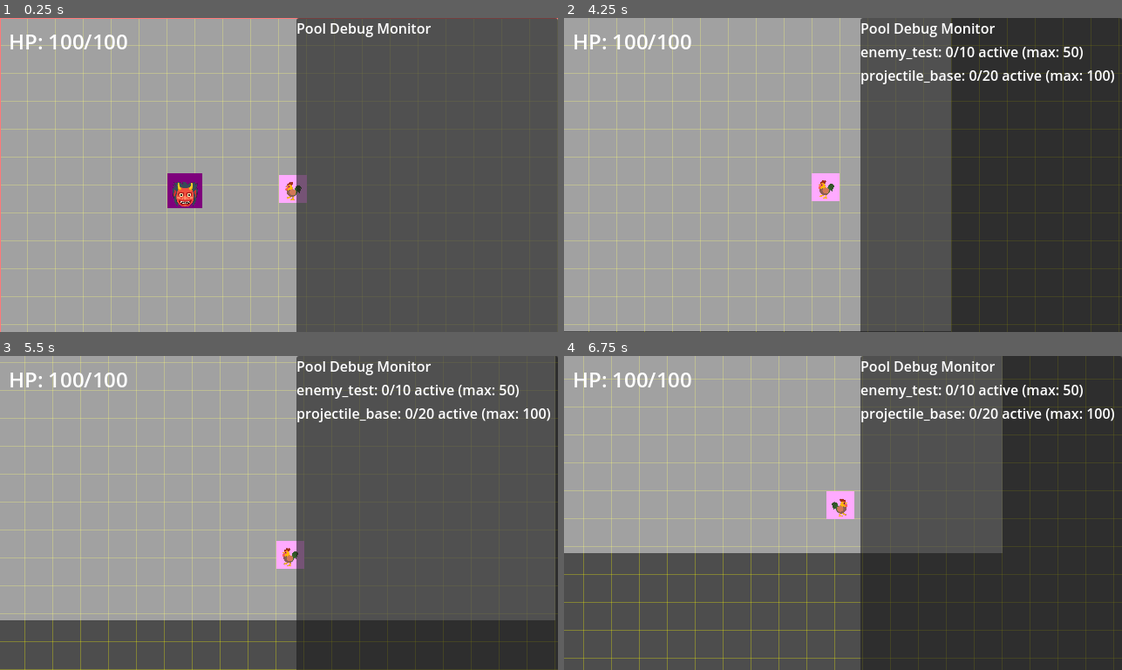
Above: before the commit, frames 1-4 (two rows, left to right).
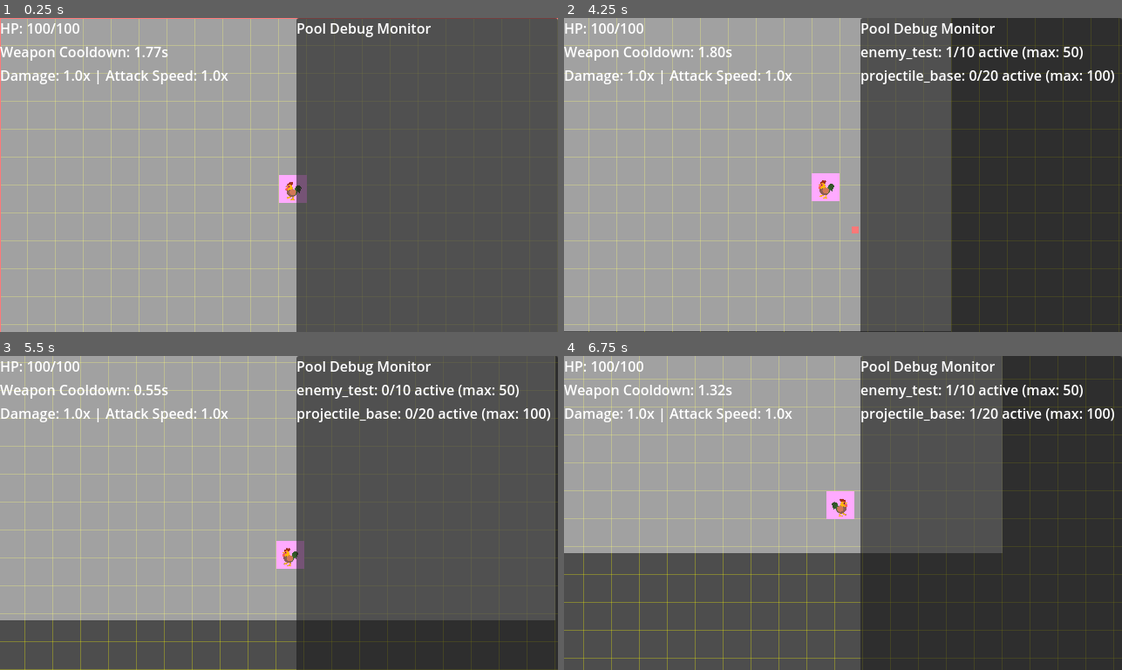
Above: after the commit, the same moments.

Repository: thejoshyee/sarimanok-game
Game: Godot game, scene res://main.tscn
The game is run twice, just before and just after one commit, with the same random seed, the same clock (stepped at 60 frames per second) and the same inputs.
Inputs:
- Up to frame 1 (0.25 s): no input
- Up to frame 2 (4.25 s): tap Enter (ui_accept) at 0.5, 0.77, 1.52, 3.02, 3.77 s; hold Right (move_right) 0.53-1.28 s; hold S (move_down) 1.28-2.03 s; hold Right (move_right) 2.03-2.78 s; hold Up (move_up) 2.78-3.53 s; hold A (move_left) from 3.53 s (still down)
- Up to frame 3 (5.5 s): tap Enter (ui_accept) at 4.52 s; release A (move_left) at 5.03 s; hold S (move_down) from 5.03 s (still down)
- Up to frame 4 (6.75 s): release S (move_down) at 5.78 s; hold Right (move_right) 5.78-6.53 s; tap Enter (ui_accept) at 6.02 s; hold Up (move_up) from 6.53 s (still down)

The runs differ from the first frame. In frame 1, 2.2% of the frame differs, in the area x 0-41%, y 1-61%; in frame 2, 1.6%; in frame 3, 1.6%; in frame 4, 1.6%.

Commit message:
feat(weapons): implement test weapon diagnostic scene (task 8.5)
- Update TestGun cooldown to 2s, 10 damage per shot
- Add HUD with weapon cooldown and stat displays
- Add enemy spawner to main scene for testing
- Fix pooling: use set_deferred for Area2D monitoring
- Fix pooling: manage enemy group membership in on_spawn/on_despawn
- Fix pooling: set z_index for pooled objects visibility

Diff:
--- a/game/main.tscn
+++ b/game/main.tscn
@@ -1,15 +1,14 @@
-[gd_scene load_steps=12 format=3 uid="uid://cxqxr03wo51p8"]
+[gd_scene load_steps=11 format=3 uid="uid://cxqxr03wo51p8"]
 
 [ext_resource type="Script" uid="uid://bknm7mckcoe48" path="res://scripts/main.gd" id="1_ig7tw"]
 [ext_resource type="PackedScene" uid="uid://cpkbwqsncisvf" path="res://scenes/player/player.tscn" id="2_0xm2m"]
 [ext_resource type="Script" uid="uid://dnolhjriaskgh" path="res://resources/pool_config.gd" id="2_272bh"]
 [ext_resource type="Resource" uid="uid://cwo11ojx1iw81" path="res://resources/test_enemy_pool.tres" id="3_5vw27"]
 [ext_resource type="PackedScene" uid="uid://cg2j7pspt52yr" path="res://scenes/ui/pause_menu.tscn" id="3_h2yge"]
-[ext_resource type="PackedScene" uid="uid://coqhlglw7m7ay" path="res://scenes/enemies/test_enemy.tscn" id="4_1bvp3"]
 [ext_resource type="Resource" uid="uid://3binpwgvdws0" path="res://resources/base_projectile_pool.tres" id="4_4c57u"]
-[ext_resource type="Script" uid="uid://dmuri4ffvpoe1" path="res://scripts/hud.gd" id="5_lquwl"]
 [ext_resource type="PackedScene" uid="uid://bib7nigil0j4a" path="res://scenes/ui/pool_debug_overlay.tscn" id="8_5vw27"]
 [ext_resource type="PackedScene" uid="uid://dk4w6bjsr8gca" path="res://scenes/ui/grid_debug_overlay.tscn" id="9_kek77"]
+[ext_resource type="PackedScene" uid="uid://dmf2r32mowlp1" path="res://scenes/ui/hud.tscn" id="11_efxa6"]
 
 [sub_resource type="TileSet" id="TileSet_ig7tw"]
 tile_size = Vector2i(32, 32)
@@ -41,20 +40,8 @@
 [node name="CanvasLayer" parent="." instance=ExtResource("3_h2yge")]
 process_mode = 3
 
-[node name="TestEnemy" parent="." instance=ExtResource("4_1bvp3")]
-position = Vector2(200, 200)
-
-[node name="HUD" type="CanvasLayer" parent="."]
-script = ExtResource("5_lquwl")
-
-[node name="HPLabel" type="Label" parent="HUD"]
-offset_left = 10.0
-offset_top = 10.0
-offset_right = 102.0
-offset_bottom = 33.0
-theme_override_font_sizes/font_size = 24
-text = "HP: 100/100"
-
 [node name="PoolDebugOverlay" parent="." instance=ExtResource("8_5vw27")]
 
 [node name="GridDebugOverlay" parent="." instance=ExtResource("9_kek77")]
+
+[node name="HUD" parent="." instance=ExtResource("11_efxa6")]
--- a/game/scenes/enemies/test_enemy.tscn
+++ b/game/scenes/enemies/test_enemy.tscn
@@ -5,7 +5,7 @@
 [sub_resource type="RectangleShape2D" id="RectangleShape2D_rnbc0"]
 size = Vector2(32, 32)
 
-[node name="TestEnemy" type="CharacterBody2D" groups=["enemies"]]
+[node name="TestEnemy" type="CharacterBody2D"]
 collision_layer = 2
 script = ExtResource("1_pnhpx")
 
@@ -18,6 +18,7 @@
 
 [node name="CollisionShape2D" type="CollisionShape2D" parent="."]
 shape = SubResource("RectangleShape2D_rnbc0")
+debug_color = Color(0, 0.60038817, 0.70000815, 0.53000003)
 
 [node name="Label" type="Label" parent="."]
 anchors_preset = 15
--- /dev/null
+++ b/game/scenes/ui/hud.tscn
@@ -0,0 +1,22 @@
+[gd_scene load_steps=2 format=3 uid="uid://dmf2r32mowlp1"]
+
+[ext_resource type="Script" uid="uid://dmuri4ffvpoe1" path="res://scripts/hud.gd" id="1_0mwgc"]
+
+[node name="HUD" type="CanvasLayer"]
+script = ExtResource("1_0mwgc")
+
+[node name="MarginContainer" type="MarginContainer" parent="."]
+offset_right = 40.0
+offset_bottom = 40.0
+
+[node name="VBoxContainer" type="VBoxContainer" parent="MarginContainer"]
+layout_mode = 2
+
+[node name="HPLabel" type="Label" parent="MarginContainer/VBoxContainer"]
+layout_mode = 2
+
+[node name="CooldownLabel" type="Label" parent="MarginContainer/VBoxContainer"]
+layout_mode = 2
+
+[node name="StatsLabel" type="Label" parent="MarginContainer/VBoxContainer"]
+layout_mode = 2
--- a/game/scripts/hud.gd
+++ b/game/scripts/hud.gd
@@ -1,6 +1,8 @@
 extends CanvasLayer
 
-@onready var hp_label: Label = $HPLabel
+@onready var hp_label: Label = $MarginContainer/VBoxContainer/HPLabel
+@onready var cooldown_label: Label = $MarginContainer/VBoxContainer/CooldownLabel
+@onready var stats_label: Label = $MarginContainer/VBoxContainer/StatsLabel
 
 
 func _ready() -> void:
@@ -14,6 +16,17 @@
 	var player = get_tree().get_first_node_in_group("player")
 	if player:
 		update_hp(player.current_hp, player.stats.max_hp)
+		update_weapon_stats(player)
 
 func update_hp(current: float, max_hp: float) -> void:
 	hp_label.text = "HP: %d/%d" % [current, max_hp]
+
+func update_weapon_stats(player: CharacterBody2D) -> void:
+	# Display weapon cooldown for slot 0
+	var weapon_manager = player.get_node("WeaponManager")
+	var cooldown = weapon_manager.get_cooldown(0)
+	cooldown_label.text = "Weapon Cooldown: %.2fs" % [cooldown]
+
+	# display player stats
+	var stats = player.stats
+	stats_label.text = "Damage: %.1fx | Attack Speed: %.1fx" % [stats.damage_multiplier, stats.attack_speed_multiplier]
--- a/game/scripts/main.gd
+++ b/game/scripts/main.gd
@@ -2,6 +2,9 @@
 
 # Pool configurations to initialize at startup
 @export var pool_configs: Array[PoolConfig] = []
+
+var spawn_timer: float = 0.0
+var spawn_interval: float = 3.0  # Spawn enemy every 3 seconds
 
 # Called when the node enters the scene tree for the first time.
 func _ready():
@@ -53,3 +56,20 @@
 func _process(_delta):
 	if has_node("Player"):
 		$Camera2D.position = $Player.position
+
+	# spawn enemies periodically
+	spawn_timer += _delta
+	if spawn_timer >= spawn_interval:
+		spawn_timer = 0.0
+		spawn_enemy()
+
+
+func spawn_enemy():
+	var enemy = PoolManager.spawn("enemy_test")
+	if enemy:
+		# spawn at random pos around player
+		var player_pos = $Player.position if has_node("Player") else Vector2(320, 180)
+		var angle = randf() * TAU
+		var distance = randf_range(150, 250)
+		enemy.global_position = player_pos + Vector2(cos(angle), sin(angle)) * distance
+		print("Spawned enemy at: ", enemy.global_position)
--- a/game/scripts/test_enemy.gd
+++ b/game/scripts/test_enemy.gd
@@ -5,10 +5,8 @@
 
 
 func _ready():
-	add_to_group("enemies")  # Enemy joins "enemies" group, not "player"
-	# Register with grid if not spawned from pool (non-pooled enemies)
-	if _current_cell_id == -1:
-		on_spawn()
+	# Don't add to group here - on_spawn() handles it when active
+	pass
 
 func _physics_process(_delta: float) -> void:
 	# Get reference to player and move toward them
@@ -31,6 +29,8 @@
 func on_spawn() -> void:
 	visible = true
 	set_physics_process(true)
+	z_index = 10  # Pooled enemies need higher z_index to render above main scene
+	add_to_group("enemies")  # Only in group when active
 	# register with grid system
 	GridManager.register_enemy(self)
 	_current_cell_id = GridManager.get_cell_id(global_position)
@@ -39,6 +39,7 @@
 func on_despawn() -> void:
 	visible = false
 	set_physics_process(false)
+	remove_from_group("enemies") # remove when inactive
 	# unregister from grid system
 	if _current_cell_id != -1:
 		GridManager.unregister_enemy(self, _current_cell_id)
@@ -46,5 +47,5 @@
 
 func take_damage(amount: float) -> void:
 	print("Enemy took ", amount, " damage")
-	# For now, just despawn the enemy when hit
-	queue_free()
+	# Return to pool instead of freeing
+	PoolManager.despawn(self)
--- a/game/scripts/weapons/base_projectile.gd
+++ b/game/scripts/weapons/base_projectile.gd
@@ -37,11 +37,14 @@
 func on_spawn() -> void:
 	visible = true
 	set_physics_process(true)
+	set_deferred("monitoring", true)  # Enable collision detection
+
 
 # Called when returned to pool
 func on_despawn() -> void:
 	visible = false
 	set_physics_process(false)
+	set_deferred("monitoring", false)  # Disable collision detection
 
 # return projectile to pool instead of freeing it
 func despawn() -> void:
--- a/game/scripts/weapons/test_gun.gd
+++ b/game/scripts/weapons/test_gun.gd
@@ -17,7 +17,7 @@
     reset_cooldown()
 
 func get_base_cooldown() -> float:
-    return 1.0 # fire once per second
+    return 2.0 # fire every 2 seconds
 
 func get_base_damage() -> float:
     return 10.0 # 10 damage per shot
